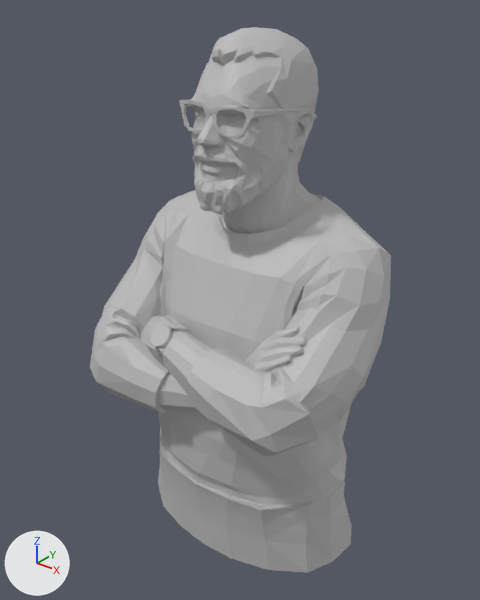
Before and after pictures for a commit that changed the glTF model cd-texture.glb.
Before and after are seen from a camera (50 mm lens) standing at (1.34, -1.683, 1.088) and looking at (-0.016, 0.012, 0.037). The axes (+X, +Y, +Z) are drawn at lower left. The lights are the same throughout. The older version comes first. Where no turn or scale is listed for an object, it has been applied to the vertices. Vertices at exactly the same position are counted once.
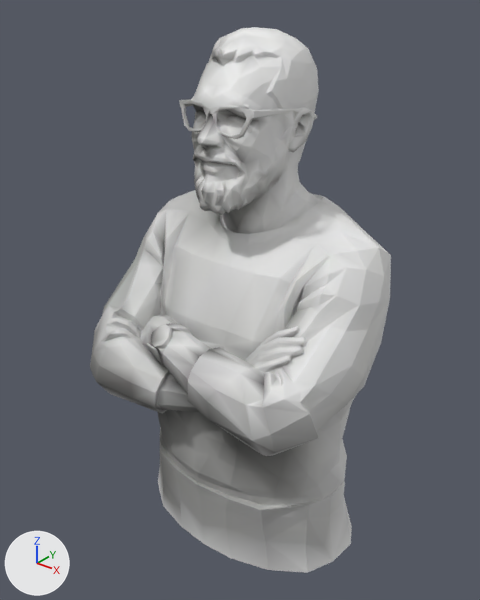
Diff of the bpy script that builds the scene:
```diff
--- a/cd-texture.glb.py
+++ b/cd-texture.glb.py
@@ mat_mesh_0_001 @@
 n0 = _N.new('ShaderNodeBsdfPrincipled'); n0.name = 'Principled BSDF'
-n0.inputs[0].default_value = (0.5, 0.5, 0.5, 1.0)  # 'Base Color', grey #bcbcbc
-n0.inputs[2].default_value = 0.553  # 'Roughness'
+n0.inputs[2].default_value = 0.8  # 'Roughness'
 n1 = _N.new('ShaderNodeOutputMaterial'); n1.name = 'Material Output'
+n2 = _N.new('ShaderNodeVertexColor'); n2.name = 'Color Attribute'
 _L.new(n0.outputs[0], n1.inputs[0])  # 'BSDF' to 'Surface'
+_L.new(n2.outputs[0], n0.inputs[0])  # 'Color' to 'Base Color'
@@ me_mesh @@
 me_mesh.from_pydata(...)  # 2079 vertices, 4178 faces; spans x -0.52..0.52, y -0.41..0.41, z -0.95..0.95
 # used by ob_mesh_0; location = (-0.001, 0.001, -0.001)
+# me_mesh part 1: vertex colours changed
 me_mesh.materials.append(mat_mesh_0_001)
```

Location of each change, (x1, y1, x2, y2) in pixels of the pictures (480 x 600 px):
'Mesh_0', recoloured
    both: (90, 27, 391, 573)
